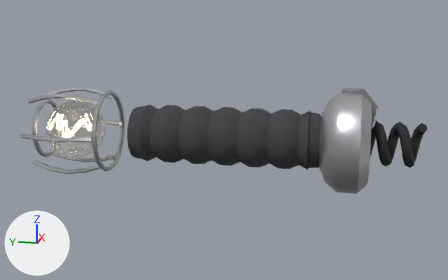
One commit to the glTF model public/assets/models/handheld_lamp.glb: the scene before it, then after it.
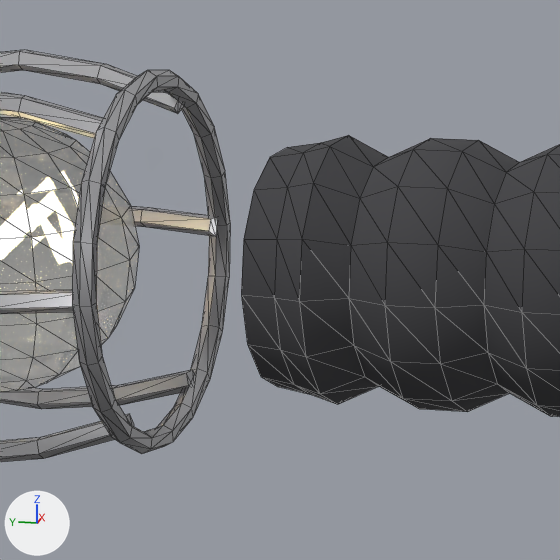
Old and new are each drawn whole from a camera (50 mm lens) standing at (-0.388, -0.073, 0.095) and looking at (0.0, 0.004, -0.002) and again close up on the part from 17% to 43% of the width and 27% to 69% of the height. The lights are fixed; the arrows at lower left show +X, +Y and +Z. The first two pictures are the older version. The close-ups show mesh edges as thin lines. Where no turn or scale is listed for an object, it has been applied to the vertices.

In view in the first close-up: 'Bulb', 'Grip', 'WireCage'.
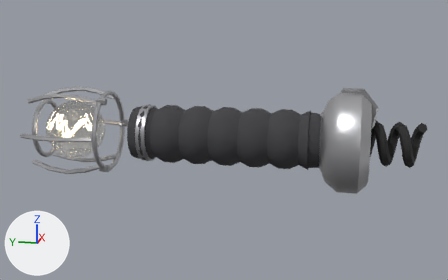
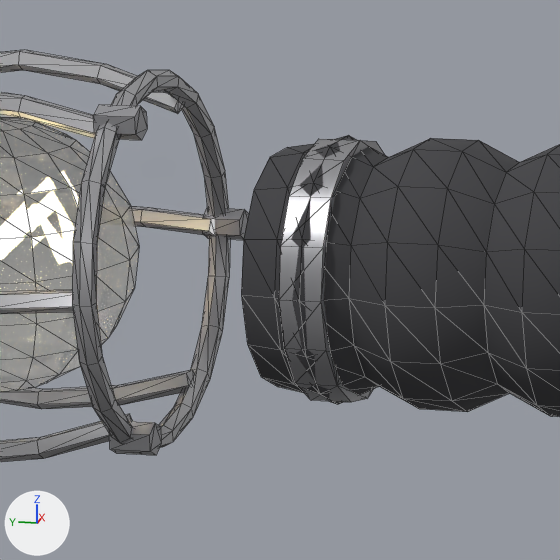
The edits, one by one:
Material 'MAT_fastener_steel' (mat_mat_fastener_steel) is new.
Its base color is (0.42, 0.42, 0.44) (grey #adadb1).
Its metallic is 0.85.
Its roughness is 0.4.
Mesh me_ferrulemesh is new.
It is a 16-sided cylinder along y spanning x -0.0187..0.0187, y -0.003..0.003, z -0.0187..0.0187.
It uses material mat_mat_fastener_steel (grey #adadb1).
Mesh me_cagemount0mesh is new.
It consists of a 6-sided cylinder along y spanning x -0.0021..0.0021, y -0.003..0.003, z -0.0024..0.0024; a 6-sided cylinder along y spanning x -0.0411..-0.0369, y -0.003..0.003, z 0.0201..0.0249; a 6-sided cylinder along y spanning x -0.0411..-0.0369, y -0.003..0.003, z -0.0249..-0.0201.
It uses material mat_mat_fastener_steel (grey #adadb1).
Object '_ferrule' (ob_ferrule) is new; it shows me_ferrulemesh.
Its location is (0.0, 0.056, 0.0).
Object '_cageMounts' (ob_cagemounts) is new; it shows me_cagemount0mesh.
Its location is (0.026, 0.083, 0.0).

Location of each change, [x1, y1, x2, y2] in pixels of the close-ups (560 x 560 px):
'_ferrule', added: after [279, 139, 385, 402]
'_cageMounts', added: after [93, 104, 249, 455]
